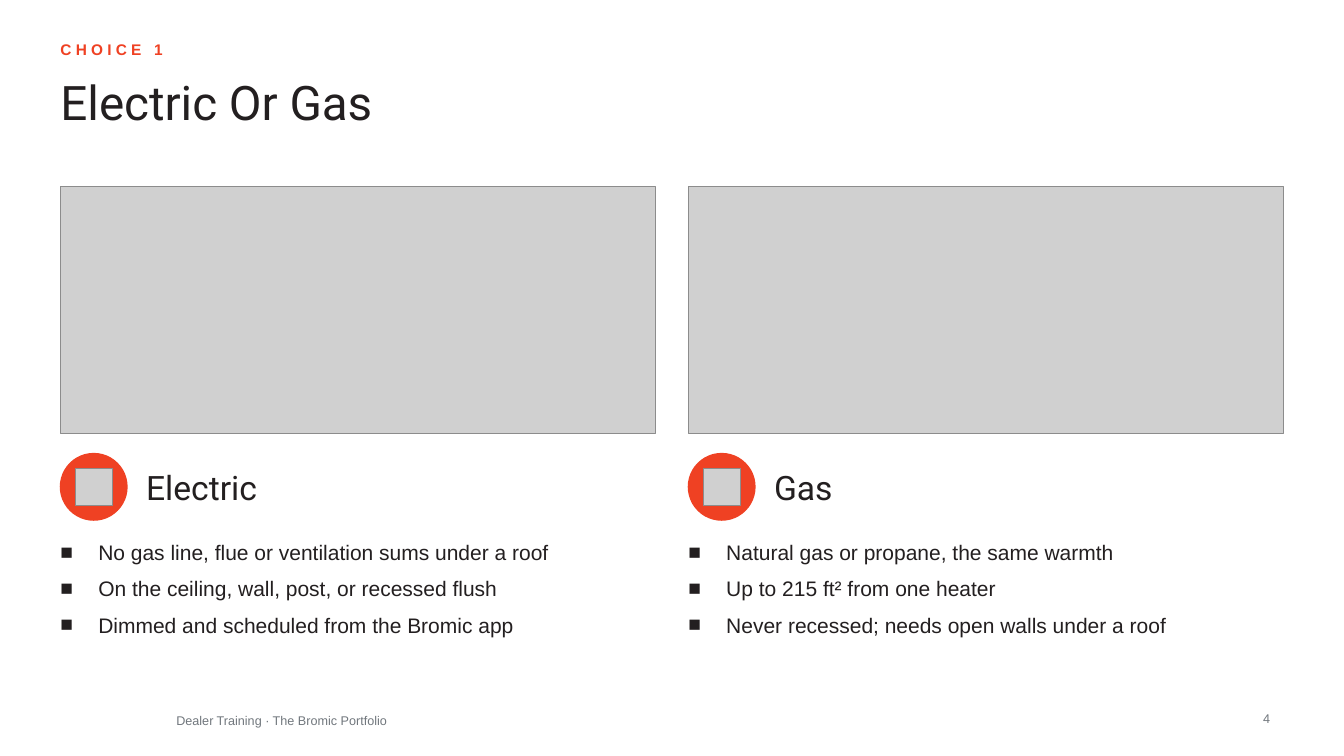
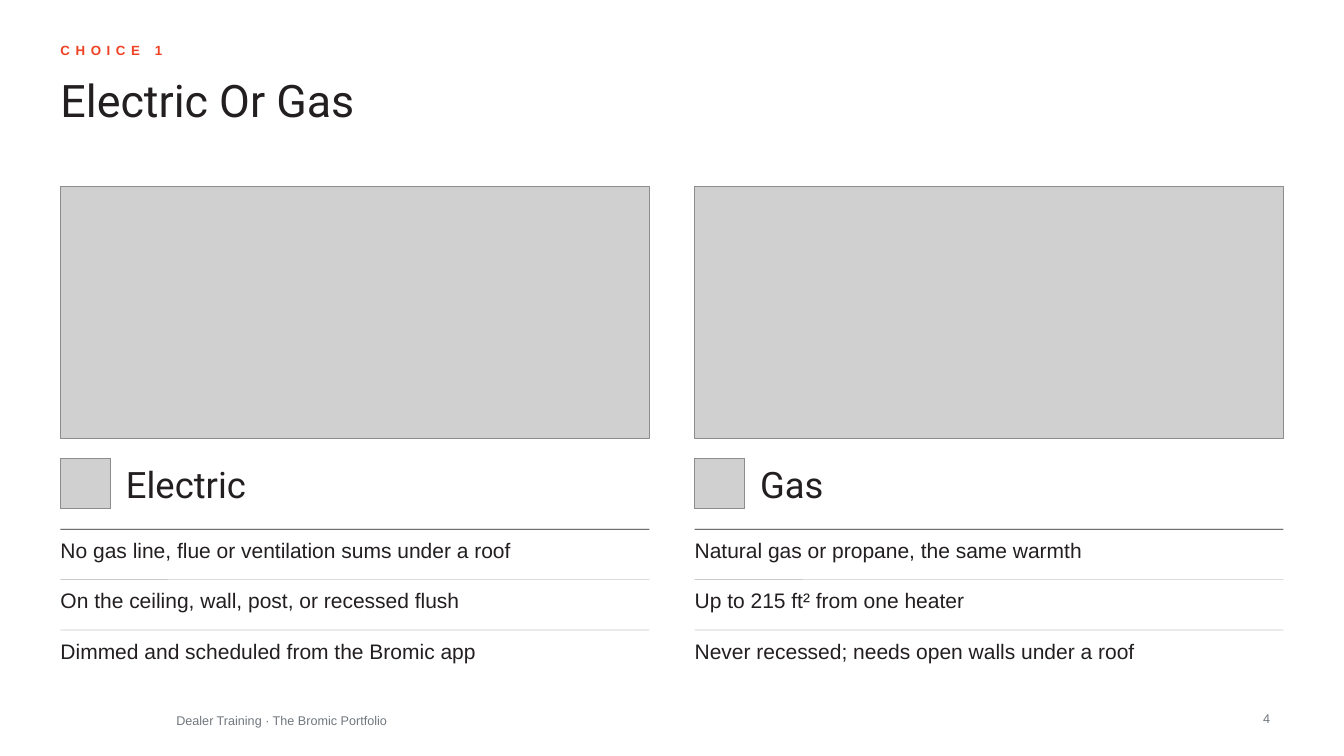
Before and after one commit to aayuvis/Bromic_Marketing, a slide deck: slide 4 of decks/training/out/Bromic-Dealer-Bromic-Portfolio.pptx. Drawn at 1344x756 pixels with LibreOffice and Linux fonts; fonts in the diff are those of the drawing; grey boxes stand for pictures; background and template pictures are left out. Boxes give left, top, right and bottom in pixels: in the first picture for what was removed or moved away, otherwise in the second. Text is boxed around its words. In the diff, an @@ line names an element or a change of style, - is before the commit and + after.

```diff
--- a/decks/training/out/Bromic-Dealer-Bromic-Portfolio.pptx
+++ b/decks/training/out/Bromic-Dealer-Bromic-Portfolio.pptx
@@ text "CHOICE 1" at (155, 46, 162, 55): size 11 to 9.5 pt, letter spacing 3 to 4 pt @@
@@ title "Electric Or Gas" at (60, 83, 354, 118): size 34 to 32 pt @@
@@ picture: place and size @@
-picture at (60, 187, 655, 434)
+picture at (60, 187, 649, 439)
@@ picture: place and size @@
-picture at (689, 187, 1284, 434)
+picture at (695, 187, 1284, 439)
@@ picture: place and size @@
-picture at (76, 469, 113, 506)
+picture at (60, 459, 111, 509)
@@ ellipse removed at (60, 454, 127, 520) @@
@@ text "Electric" at (126, 470, 246, 499): size 24 to 26 pt @@
@@ text "Electric": place and size @@
-text "Electric" at (146, 474, 257, 501)
+text "Electric" at (126, 470, 246, 499)
@@ ellipse removed at (689, 454, 755, 520) @@
@@ picture: place and size @@
-picture at (704, 469, 741, 506)
+picture at (695, 459, 745, 509)
@@ text "Gas": place and size @@
-text "Gas" at (774, 475, 832, 501)
+text "Gas" at (760, 471, 823, 499)
@@ text "Gas" at (760, 471, 823, 499): size 24 to 26 pt @@
@@ text "No gas line, flue or ..." at (60, 542, 510, 562): bullet ■ to none; less space between paragraphs @@
@@ line added from (60, 529) to (649, 529), #231F20 0.5 pt @@
@@ line added from (695, 529) to (1284, 529), #231F20 0.5 pt @@
@@ text added at (695, 542, 1082, 562), 15 pt, text #231F20 @@
+Natural gas or propane, the same warmth
@@ text at (726, 544, 1114, 564): paragraph removed @@
-■ Natural gas or propane, the same warmth
@@ line added from (60, 580) to (649, 580), #C9C9C6 0.5 pt @@
@@ text added at (60, 592, 459, 613), 15 pt, text #231F20 @@
+On the ceiling, wall, post, or recessed flush
@@ text at (98, 580, 513, 637): paragraphs removed @@
-■ On the ceiling, wall, post, or recessed flush
-■ Dimmed and scheduled from the Bromic app
@@ text "Up to 215 ft² from ..." at (695, 592, 964, 613): bullet ■ to none; less space between paragraphs @@
@@ text "Up to 215 ft² from ...": place and size @@
-text "Up to 215 ft² from ..." at (726, 544, 1166, 637)
+text "Up to 215 ft² from ..." at (695, 592, 964, 613)
@@ line added from (695, 580) to (1284, 580), #C9C9C6 0.5 pt @@
@@ text at (726, 617, 1166, 637): paragraph removed @@
-■ Never recessed; needs open walls under a roof
@@ line added from (60, 630) to (649, 630), #C9C9C6 0.5 pt @@
@@ text added at (60, 643, 476, 663), 15 pt, text #231F20 @@
+Dimmed and scheduled from the Bromic app
@@ line added from (695, 630) to (1284, 630), #C9C9C6 0.5 pt @@
@@ text added at (695, 643, 1134, 663), 15 pt, text #231F20 @@
+Never recessed; needs open walls under a roof
```
Also in this commit, not shown: 26 other slides changed, 1 slide added, 59 other files.
